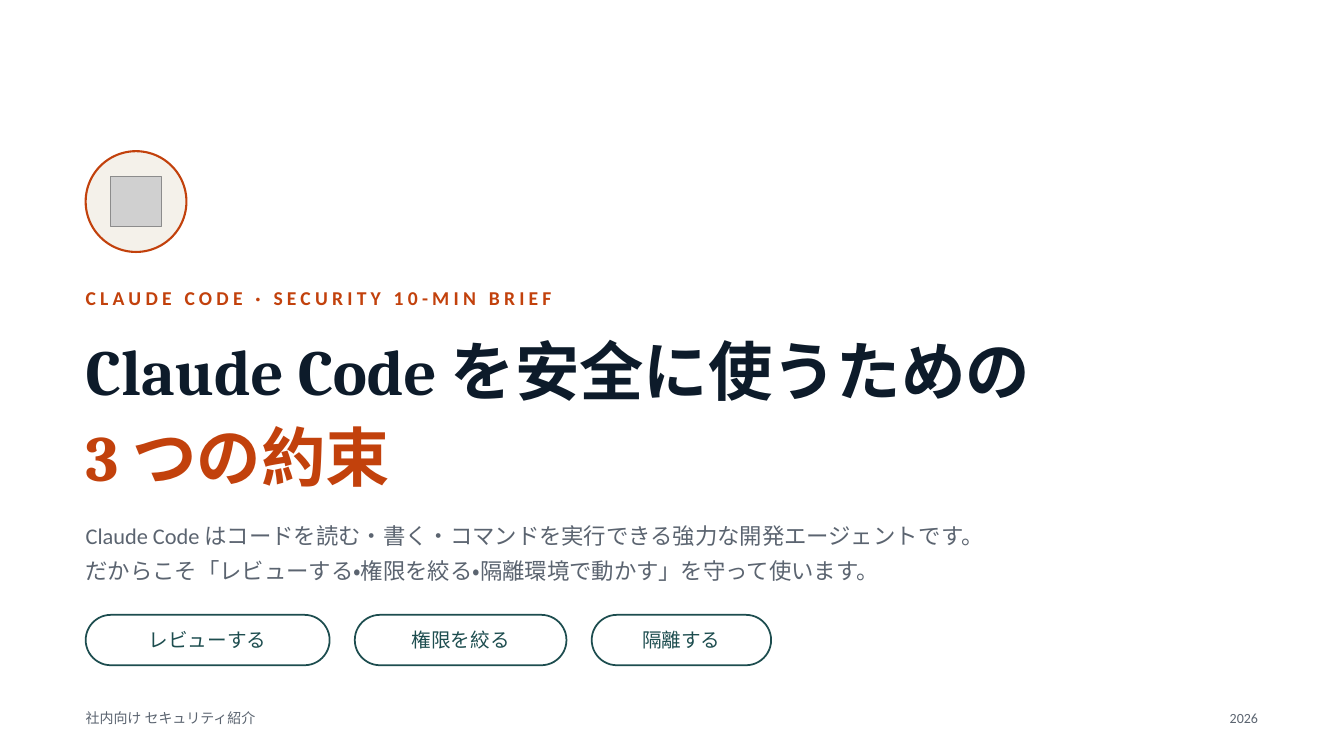
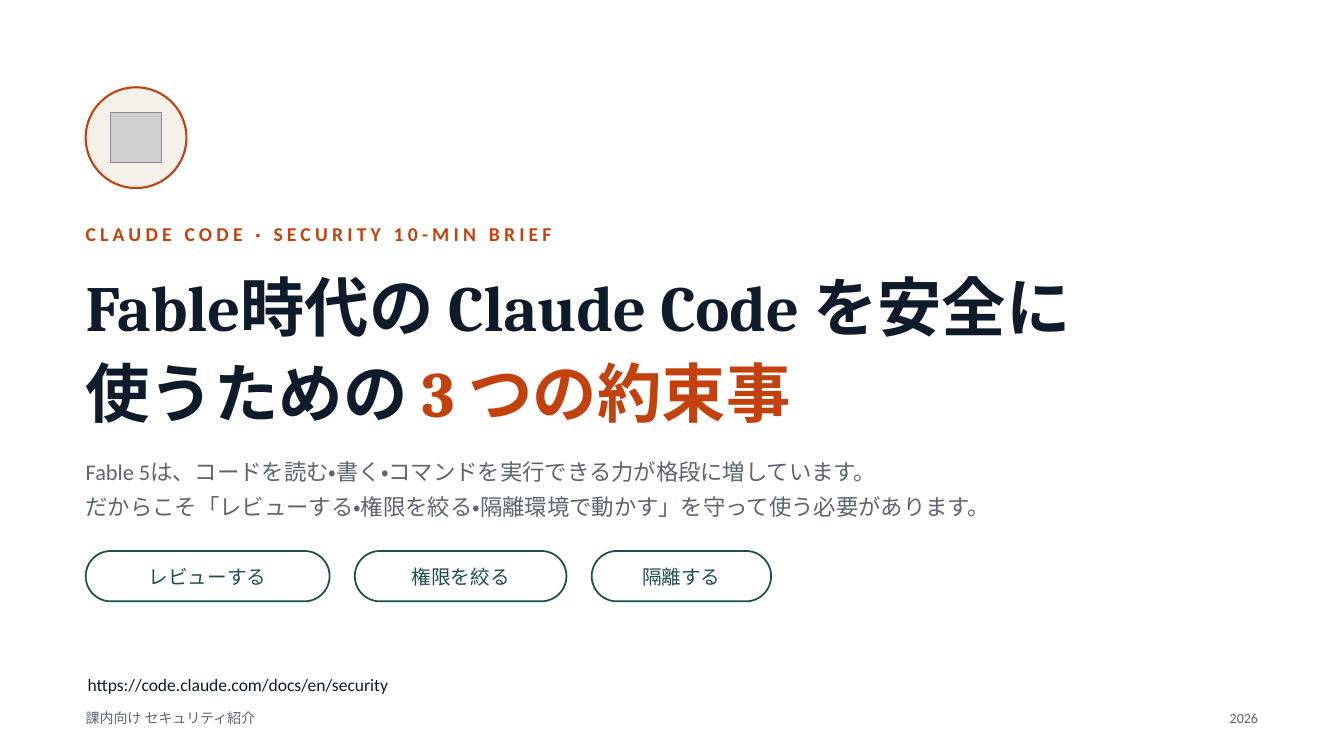
Before and after one commit to MasashiNara/AI-Rports, a slide deck: slide 1 of WeeklyReports/ClaudeCode/claude-code-security.pptx. Drawn at 1344x756 pixels with LibreOffice and Linux fonts; fonts in the diff are those of the drawing; grey boxes stand for pictures. Boxes give left, top, right and bottom in pixels: in the first picture for what was removed or moved away, otherwise in the second. Text is boxed around its words. In the diff, an @@ line names an element or a change of style, - is before the commit and + after.

Commit message:
update claude code security text

```diff
--- a/WeeklyReports/ClaudeCode/claude-code-security.pptx
+++ b/WeeklyReports/ClaudeCode/claude-code-security.pptx
@@ text at box(86, 276, 1071, 423): text changed @@
-Claude Code を安全に使うための
-3 つの約束
+Fable時代の Claude Code を安全に
+使うための 3 つの約束事
@@ text at box(86, 462, 991, 517): text changed @@
-Claude Code はコードを読む・書く・コマンドを実行できる強力な開発エージェントです。
-だからこそ「レビューする・権限を絞る・隔離環境で動かす」を守って使います。
+Fable 5は、コードを読む・書く・コマンドを実行できる力が格段に増しています。
+だからこそ「レビューする・権限を絞る・隔離環境で動かす」を守って使う必要があります。
@@ 4 texts, 3 rounded rectangles, 1 picture, 1 ellipse: place and size @@
-4 texts, 3 rounded rectangles, 1 picture, 1 ellipse at box(86, 151, 771, 665)
+4 texts, 3 rounded rectangles, 1 picture, 1 ellipse at box(86, 88, 771, 602)
@@ text added at box(88, 679, 388, 694), 12.5 pt, text #0D1B2A @@
+https://code.claude.com/docs/en/security
@@ text at box(86, 711, 256, 724): text changed @@
-社内向け セキュリティ紹介
+課内向け セキュリティ紹介
```
Also in this commit, not shown: 2 other slides changed, 1 other file.
